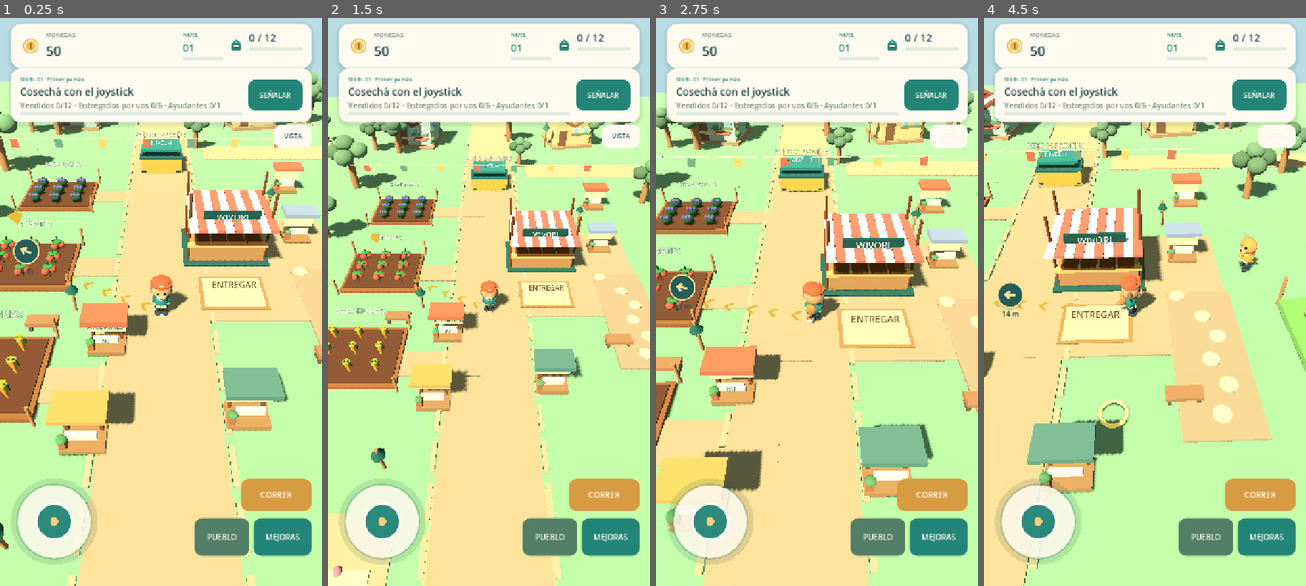
Above: before the commit, frames 1-4 (left to right).
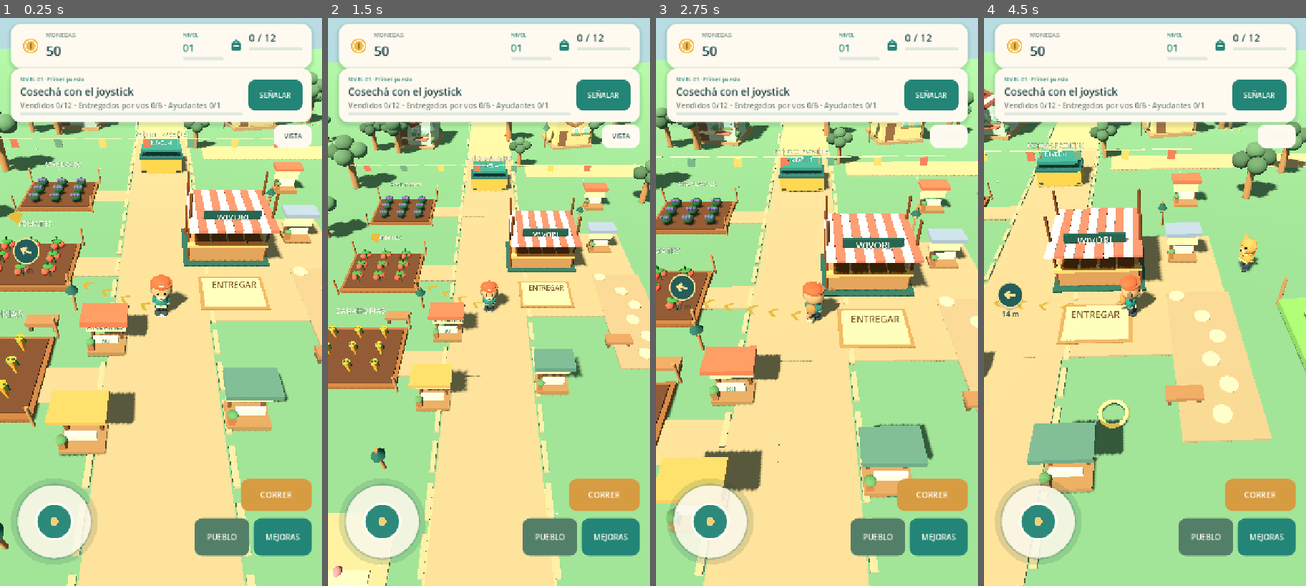
Above: after the commit, the same moments.

Repository: alejandropemamartinez-crypto/WivoriTrails
Game: Godot game, scene res://Main.tscn
Same seed, same stepped clock (60 frames per second), same inputs: the game is played once before the commit and once after it.
Inputs (mouse positions are in pixels of both pictures, inside the frame that each line leads up to):
- Up to frame 1 (0.25 s): no input
- Up to frame 2 (1.5 s): click "SEÑALAR" at 0.5 s; click "VISTA" at 1.25 s
- Up to frame 3 (2.75 s): tap Enter at 2 s; drag from (710, 523) to (849, 171) at 2.02 s
- Up to frame 4 (4.5 s): drag from (1080, 330) to (1128, 415) at 2.77 s; move the mouse to (1177, 171) at 3.52 s; hold D 3.53-4.25 s; drag from (1128, 415) to (1048, 211) at 4.27 s

The runs differ from the first frame. In frame 1, 26% of the frame differs, in the area x 0-100%, y 5-100%; in frame 2, 33%; in frame 3, 24%; in frame 4, 37%.

Commit message:
Improve village presentation with closer construction camera and warmer expanded landscape

Diff:
--- a/scripts/world.gd
+++ b/scripts/world.gd
@@ -30,7 +30,7 @@
 var security_active := false
 var alarm_radius := 6.0
 
-const GREEN = Color("#90bc92")
+const GREEN = Color("#79a984")
 const DARK_GREEN = Color("#316947")
 const WOOD = Color("#ba8d62")
 const CREAM = Color("#f4dfb0")
@@ -121,8 +121,8 @@
 	navigation.build()
 
 func build_land() -> void:
-	shape(self,"box",Vector3(0,-.42,0),Vector3(95,.8,95),GREEN,"Base de isla")
-	shape(self,"box",Vector3(0,-.84,0),Vector3(96,.35,96),Color("#c6aa72"),"Corte de isla")
+	shape(self,"box",Vector3(0,-.42,0),Vector3(150,.8,150),GREEN,"Base de isla")
+	shape(self,"box",Vector3(0,-.84,0),Vector3(151,.35,151),Color("#c6aa72"),"Corte de isla")
 	# Broad quiet surfaces give the arrows, produce and interaction pads priority.
 	shape(self,"box",Vector3(0,.02,0),Vector3(5.0,.12,43),Color("#b9a887"),"Paseo principal")
 	shape(self,"box",Vector3(4.8,.035,-.4),Vector3(12.5,.14,10),Color("#b9a887"),"Plaza comercial")
